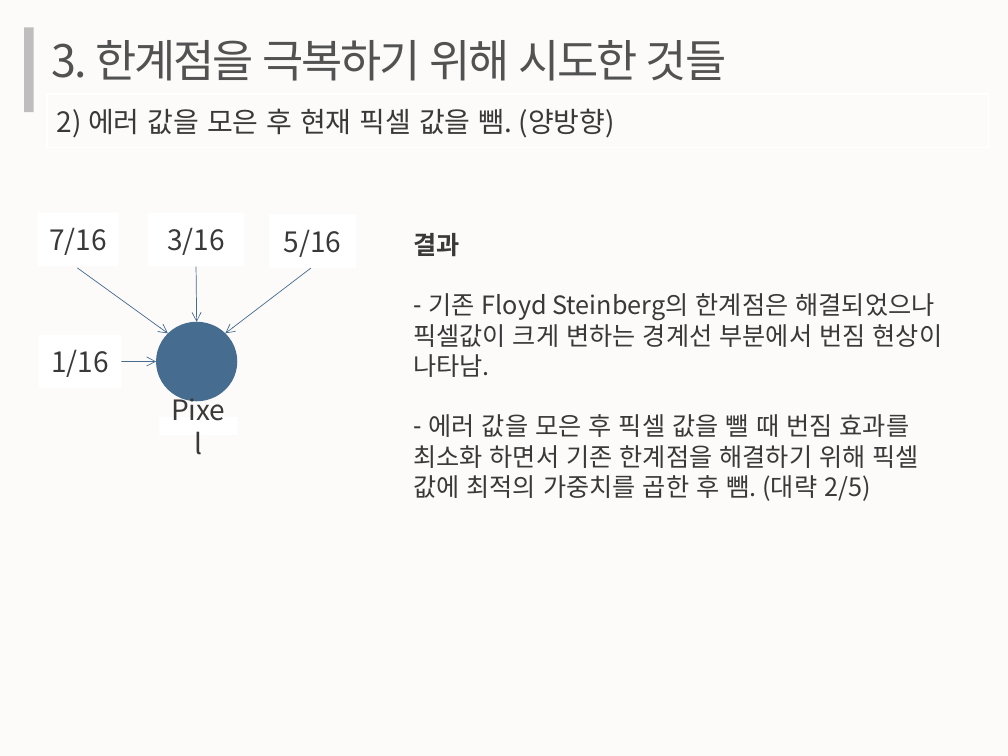
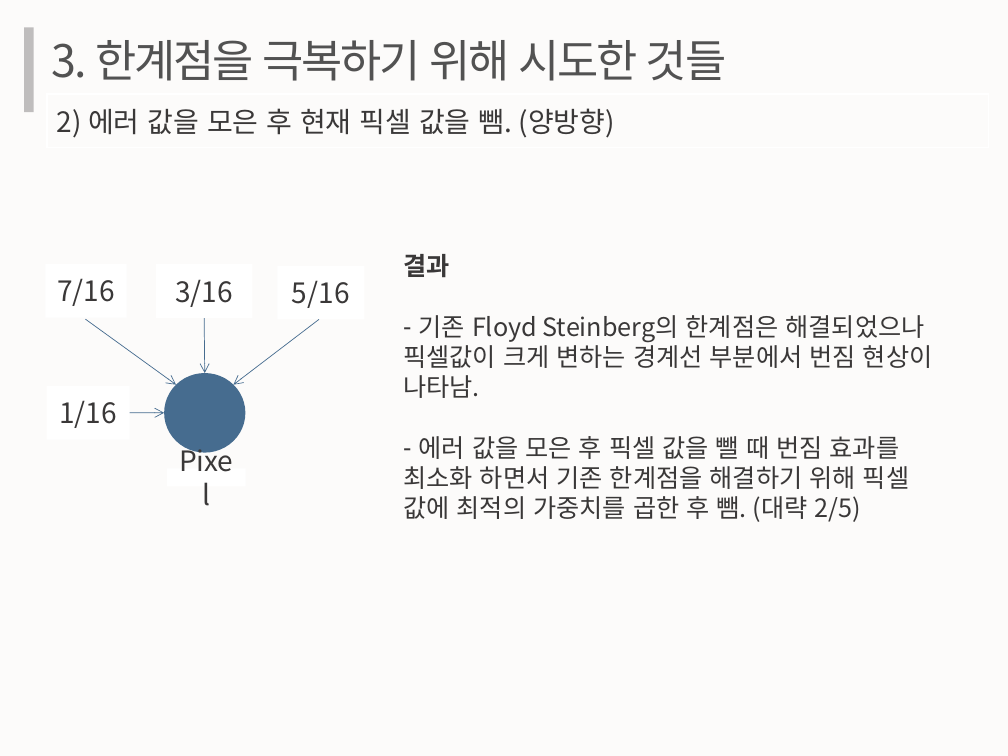
Before and after one commit to wlghd28/Dithering, a slide deck: slide 6 of 프로젝트발표.pptx. Drawn at 1008x756 pixels with LibreOffice and Linux fonts; fonts in the diff are those of the drawing. Boxes give left, top, right and bottom in pixels: in the first picture for what was removed or moved away, otherwise in the second. Text is boxed around its words. In the diff, an @@ line names an element or a change of style, - is before the commit and + after.

```diff
--- a/프로젝트발표.pptx
+++ b/프로젝트발표.pptx
@@ text "결과": place and size @@
-text "결과" at bbox=[413, 233, 943, 501]
+text "결과" at bbox=[403, 254, 933, 522]
@@ 5 texts, 4 arrows, 1 ellipse: place and size @@
-5 texts, 4 arrows, 1 ellipse at bbox=[49, 227, 342, 435]
+5 texts, 4 arrows, 1 ellipse at bbox=[57, 278, 350, 487]
```
Also in this commit, not shown: 6 slides added.
